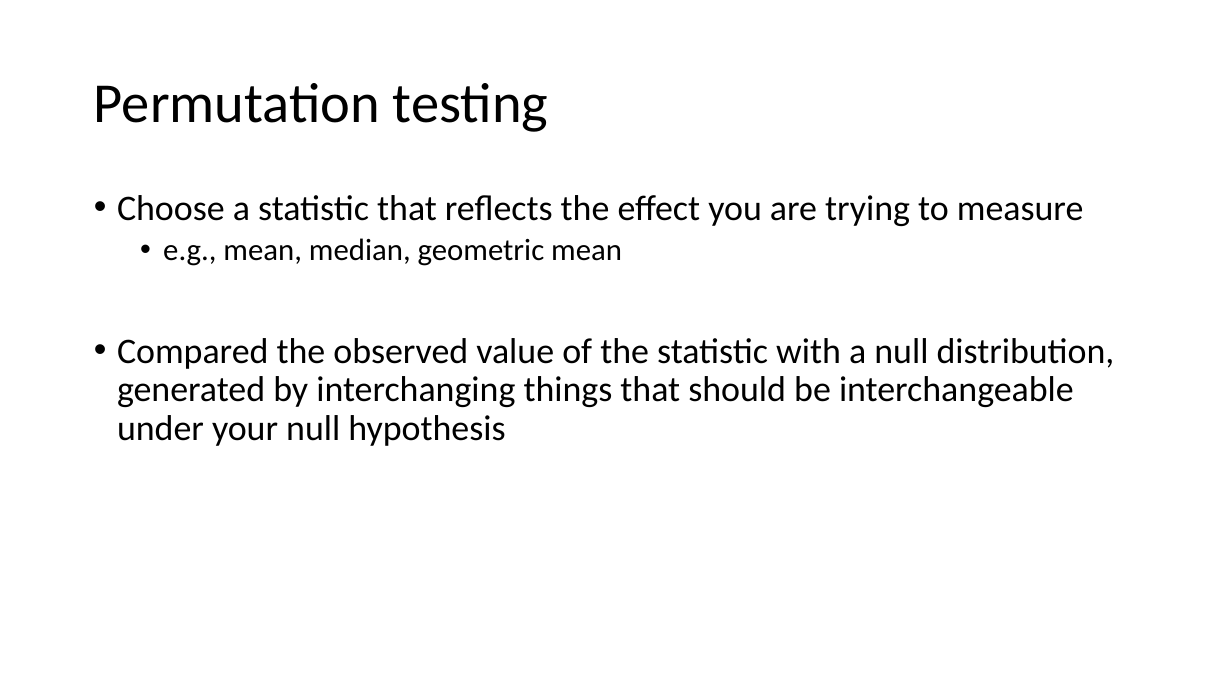
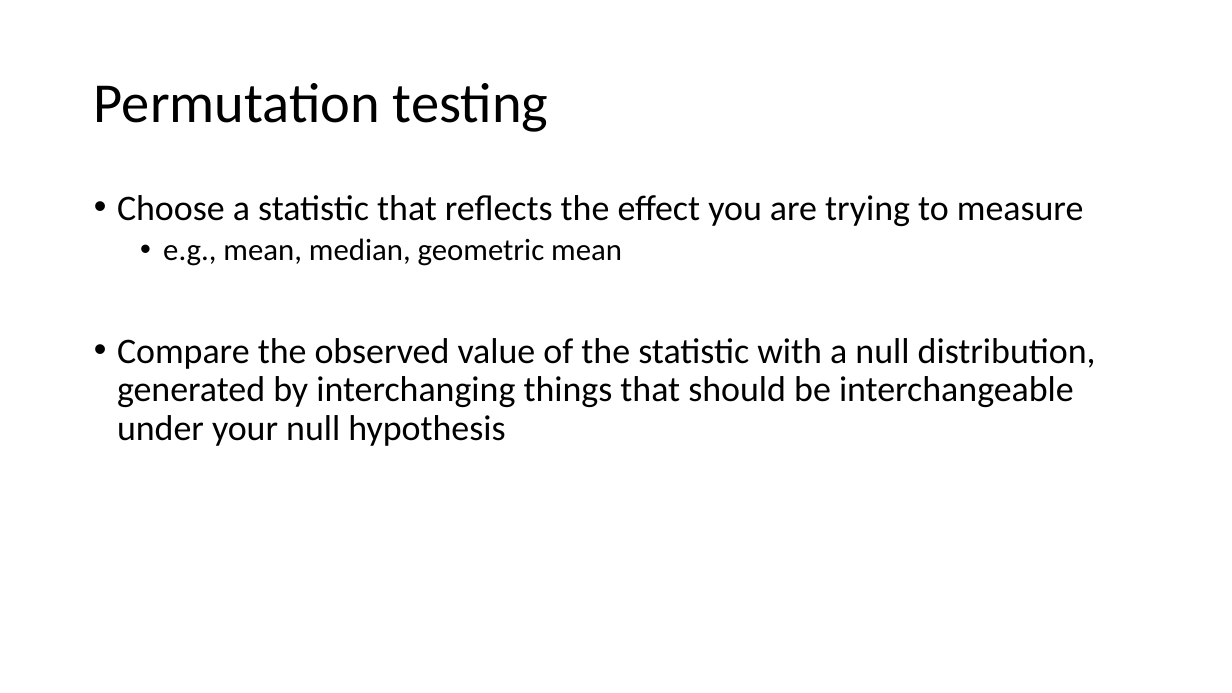
Before and after one commit to VTQuantMethodsEEB/klangwig, a slide deck: slide 10 of lectures/week_5_tests/le_5_tests.pptx. Drawn at 1232x693 pixels with LibreOffice and Linux fonts; fonts in the diff are those of the drawing. Boxes give left, top, right and bottom in pixels: in the first picture for what was removed or moved away, otherwise in the second. Text is boxed around its words. In the diff, an @@ line names an element or a change of style, - is before the commit and + after.

```diff
--- a/lectures/week_5_tests/le_5_tests.pptx
+++ b/lectures/week_5_tests/le_5_tests.pptx
@@ text at bbox=[117, 338, 1096, 446]: text changed @@
-• Compared the observed value of the statistic with a null distribution, generated by interchanging things that should be interchangeable under your null hypothesis
+• Compare the observed value of the statistic with a null distribution, generated by interchanging things that should be interchangeable under your null hypothesis
```
Also in this commit, not shown: 2 other slides changed, 4 other files.
